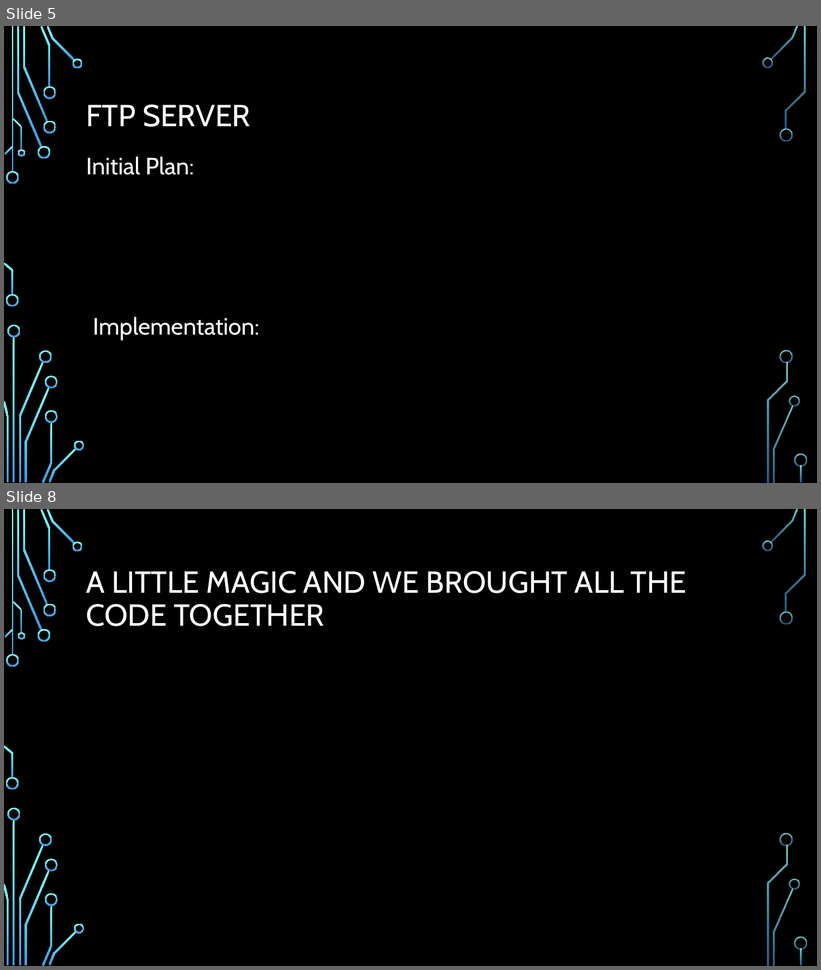
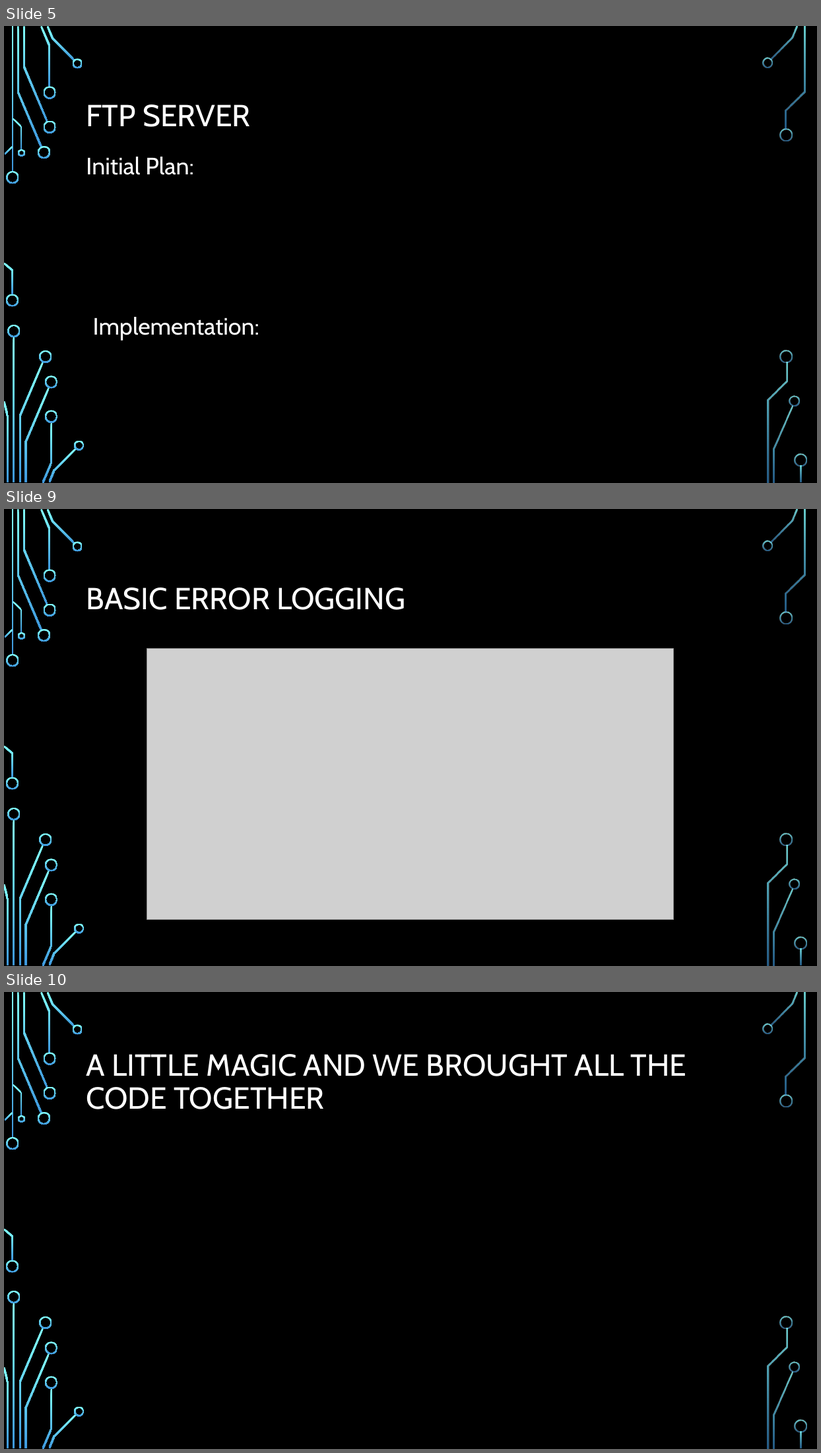
Before and after one commit to deepbluesea20003/project, a slide deck: Presentation.pptx. Shown one above the other, each under a label of ours: slides 5 and 8 before the commit, slides 5, 9 and 10 after it; the slides between them are not shown. The pictures are 821x970 and 821x1453 pixels, drawn with LibreOffice and Linux fonts; fonts in the diff are those of the drawing; grey boxes stand for pictures; background and template pictures are left out. Boxes give left, top, right and bottom in pixels: in the first picture for what was removed or moved away, otherwise in the second. Text is boxed around its words. In the diff, an @@ line names an element or a change of style, - is before the commit and + after.

```diff
--- a/Presentation.pptx
+++ b/Presentation.pptx
@@ slide 9 added at bbox=[4, 509, 817, 966], background picture (left out); not listed: 36 template elements that a slide beside it also shows @@
@@ title added at bbox=[86, 588, 405, 610], 36 pt, text #FFFFFF @@
+BASIC ERROR LOGGING
@@ picture added at bbox=[147, 649, 675, 920] @@
@@ what was slide 8 is now slide 10 @@
```
Also in this commit, not shown: 3 slides changed, 1 other slide added, 5 other files.
